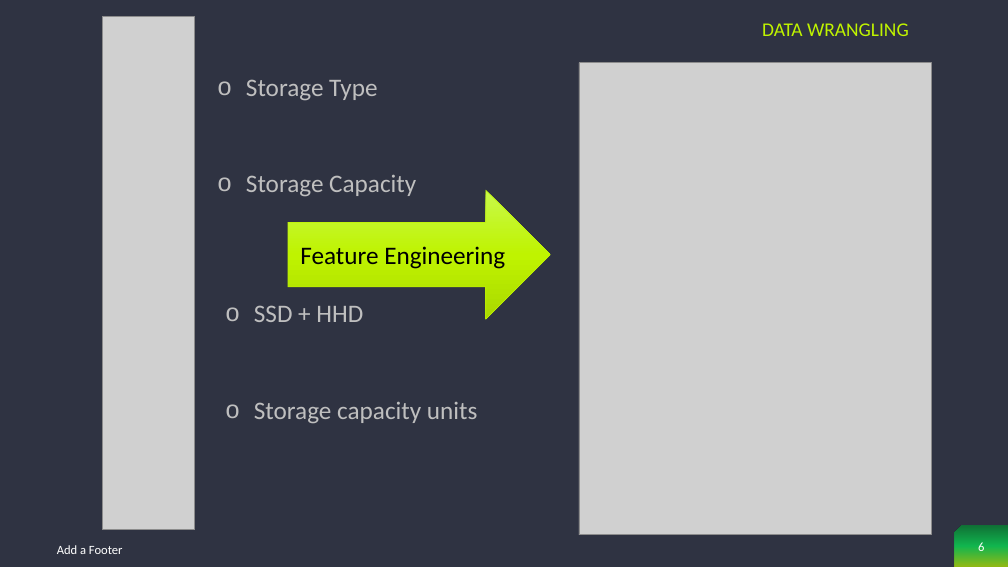
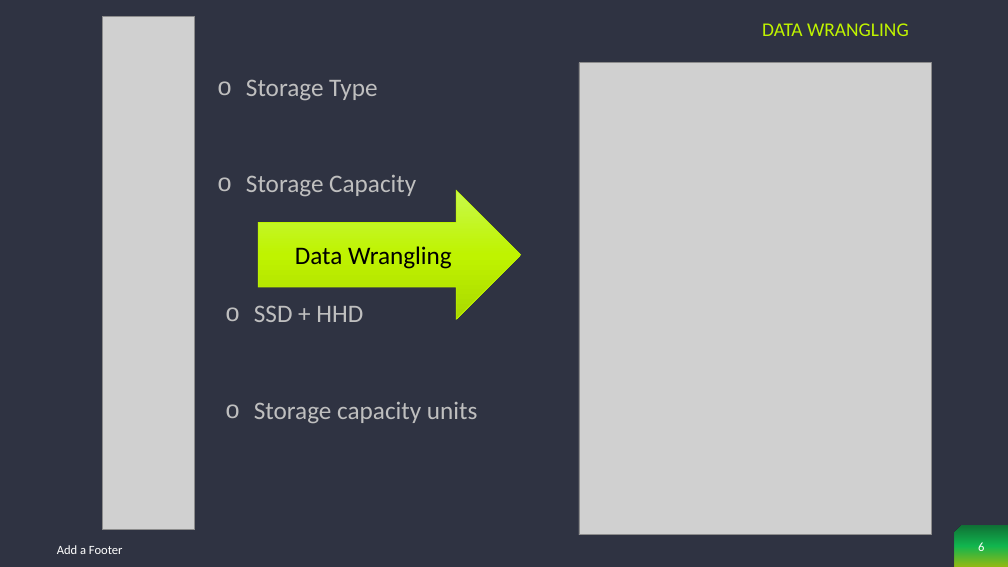
Before and after one commit to PassionateDataScientist/Laptop_price_capstone2, a slide deck: slide 6 of Laptop Price Prediction.pptx. Drawn at 1008x567 pixels with LibreOffice and Linux fonts; fonts in the diff are those of the drawing; grey boxes stand for pictures. Boxes give left, top, right and bottom in pixels: in the first picture for what was removed or moved away, otherwise in the second. Text is boxed around its words. In the diff, an @@ line names an element or a change of style, - is before the commit and + after.

```diff
--- a/Laptop Price Prediction.pptx
+++ b/Laptop Price Prediction.pptx
@@ right arrow "Data Wrangling": place and size @@
-right arrow "Data Wrangling" at box(288, 191, 551, 320)
+right arrow "Data Wrangling" at box(259, 191, 521, 320)
@@ text in right arrow at box(295, 246, 452, 269): text changed @@
-Feature Engineering
+Data Wrangling
```
Also in this commit, not shown: 10 other slides changed, 4 other files.
